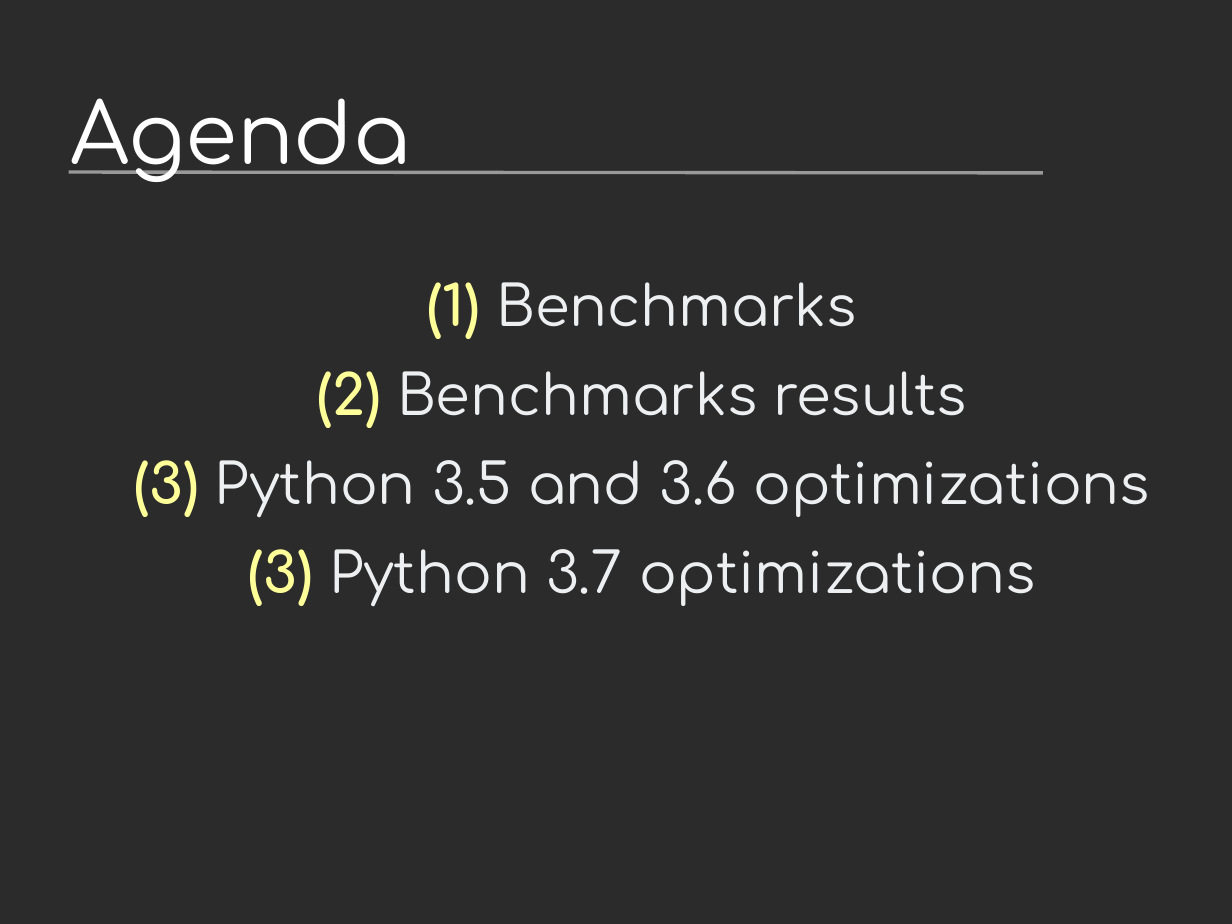
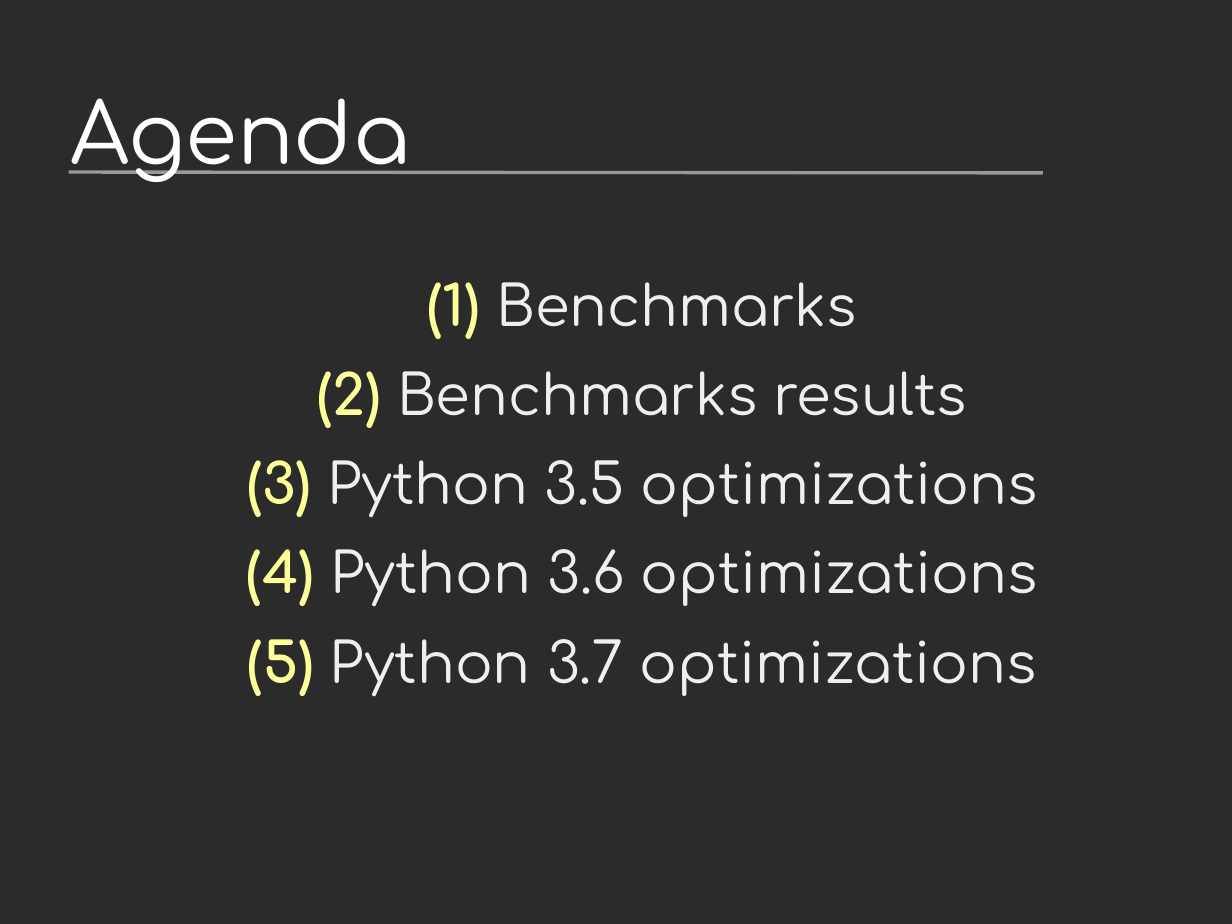
Before and after one commit to vstinner/talks, a slide deck: slide 2 of 2017-PyconUS/python36_opt.odp. Drawn at 1232x924 pixels with LibreOffice and Linux fonts; fonts in the diff are those of the drawing; background and template pictures are left out; a plain dark background stands for a picture behind light text. Boxes give left, top, right and bottom in pixels: in the first picture for what was removed or moved away, otherwise in the second. Text is boxed around its words. In the diff, an @@ line names an element or a change of style, - is before the commit and + after.

```diff
--- a/2017-PyconUS/python36_opt.odp
+++ b/2017-PyconUS/python36_opt.odp
@@ text at bbox=[247, 460, 1038, 696]: text changed @@
-(3) Python 3.5 and 3.6 optimizations
-(3) Python 3.7 optimizations
+(3) Python 3.5 optimizations
+(4) Python 3.6 optimizations
+(5) Python 3.7 optimizations
```
Also in this commit, not shown: 18 other slides changed, 9 slides added, 1 other file.
